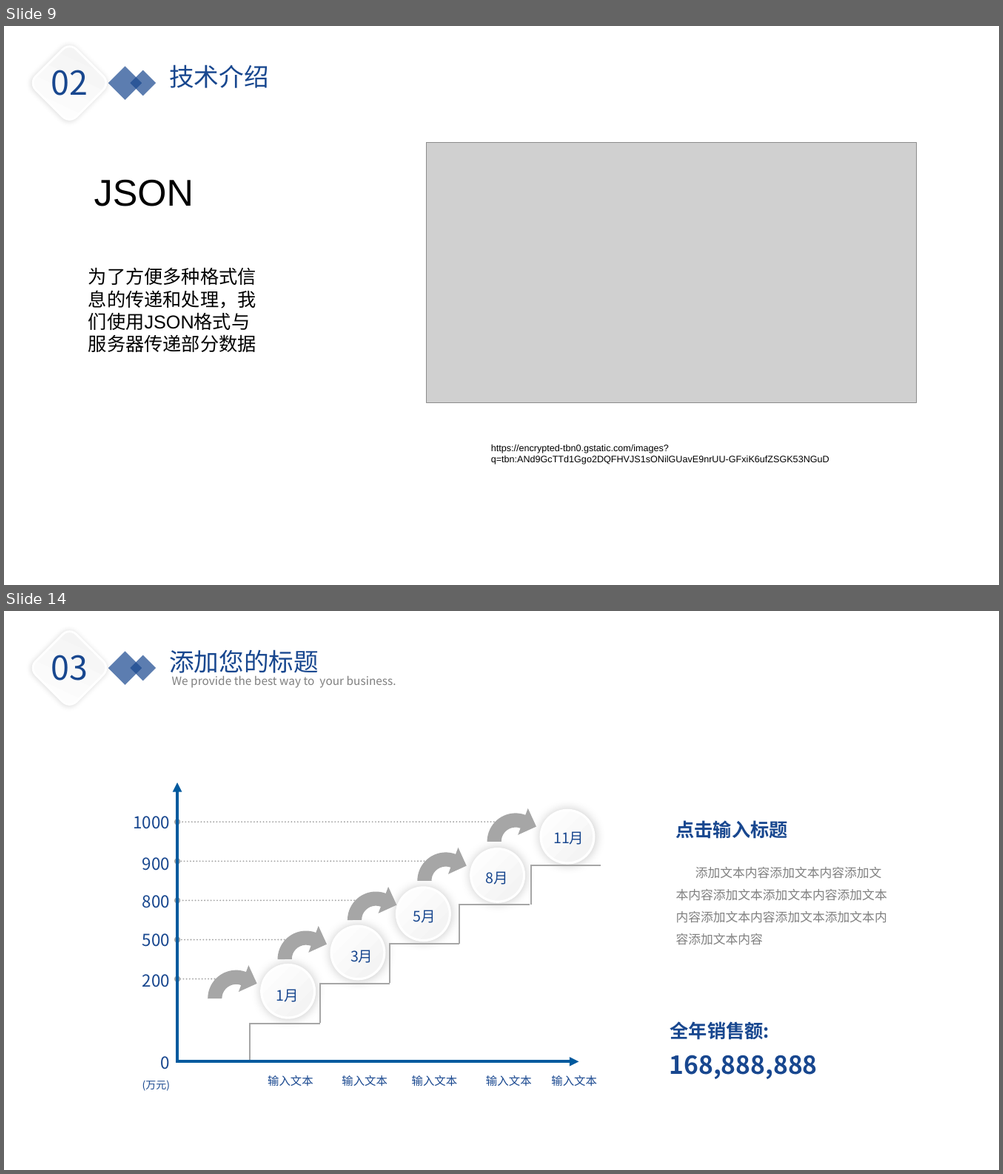
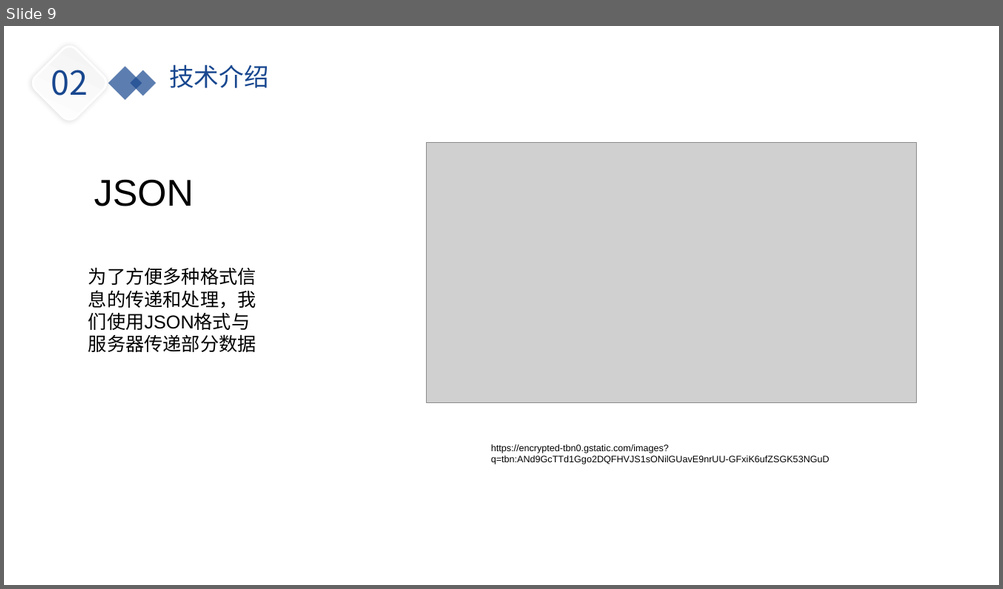
Before and after one commit to yiranyyu/simple_chat_room, a slide deck: doc/simple_chat_room.pptx. Shown one above the other, each under a label of ours: slides 9 and 14 before the commit, slide 9 after it; the slides between them are not shown. The pictures are 1003x1174 and 1003x589 pixels, drawn with LibreOffice and Linux fonts; fonts in the diff are those of the drawing; grey boxes stand for pictures; background and template pictures are left out. Boxes give left, top, right and bottom in pixels: in the first picture for what was removed or moved away, otherwise in the second. Text is boxed around its words. In the diff, an @@ line names an element or a change of style, - is before the commit and + after.

```diff
--- a/doc/simple_chat_room.pptx
+++ b/doc/simple_chat_room.pptx
@@ slide 14 removed at (4, 611, 999, 1170), background picture (left out) @@
@@ rounded rectangle removed at (28, 627, 110, 709) @@
@@ text removed at (51, 655, 88, 681) @@
-03
@@ rectangle removed at (108, 651, 142, 684) @@
@@ text removed at (169, 649, 318, 678) @@
-添加您的标题
@@ rectangle removed at (130, 655, 156, 681) @@
@@ text removed at (172, 676, 396, 688) @@
-We provide the best way to your business.
@@ text removed at (676, 820, 788, 839) @@
-点击输入标题
@@ text removed at (676, 867, 887, 945) @@
-添加文本内容添加文本内容添加文本内容添加文本添加文本内容添加文本内容添加文本内容添加文本添加文本内容添加文本内容
@@ group removed at (133, 783, 601, 1091): 17 texts, 11 freeform shapes, 5 ellipses, 5 double arrows @@
-1000
-900
-800
-500
-200
-0
-(万元)
-输入文本
-输入文本
-输入文本
-输入文本
-输入文本
-1月
-3月
-11月
-8月
-5月
@@ text removed at (670, 1022, 769, 1040) @@
-全年销售额:
@@ text removed at (669, 1055, 817, 1079) @@
-168,888,888
```
Also in this commit, not shown: 3 slides changed, 4 slides added, 12 other slides removed, 1 other file.
